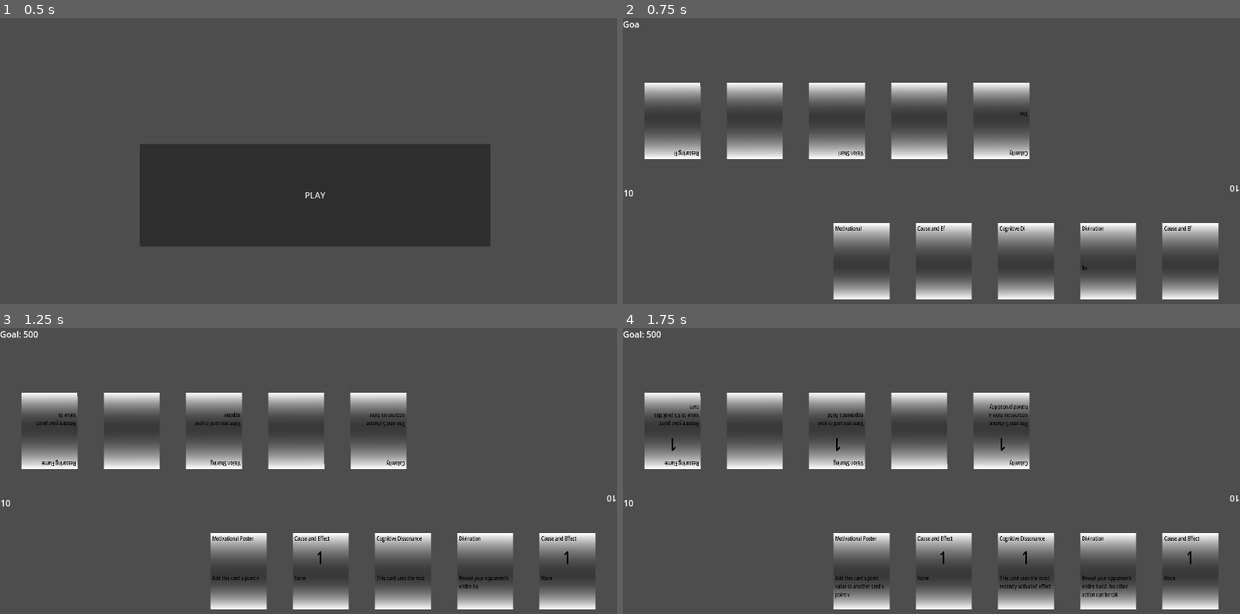
Above: before the commit, frames 1-4 (two rows, left to right).
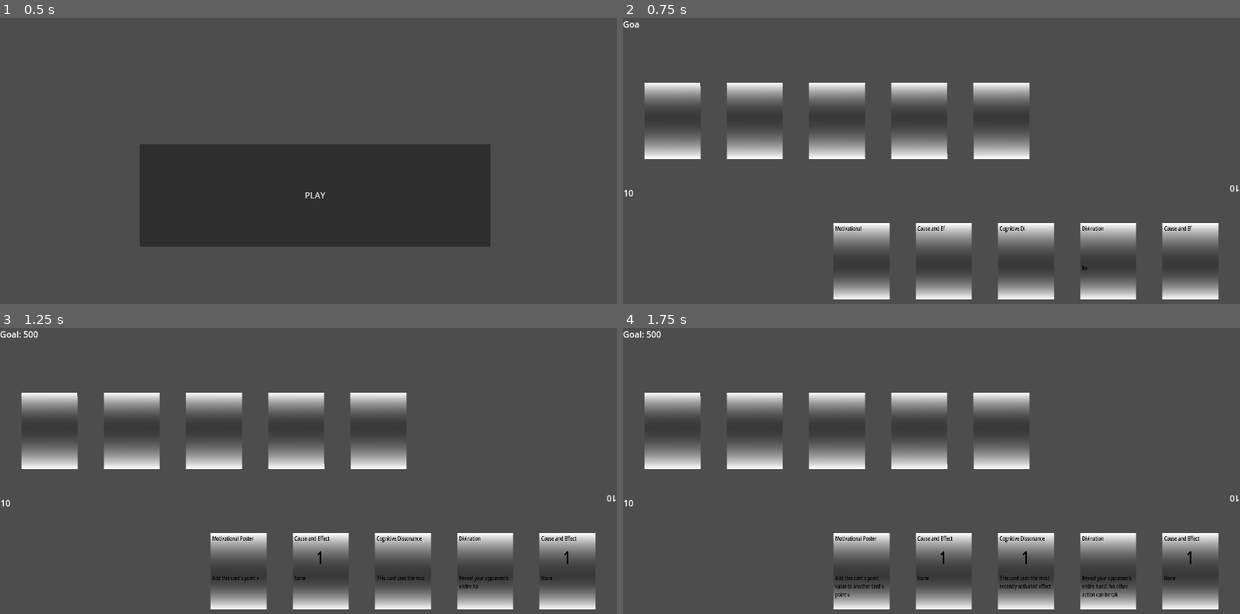
Above: after the commit, the same moments.

Repository: Odeguy/cardgameagain
Game: Godot game, scene res://menu.tscn
Same seed, same stepped clock (60 frames per second), same inputs: the game is played once before the commit and once after it.
Inputs (mouse positions are in pixels of both pictures, inside the frame that each line leads up to):
- Up to frame 1 (0.5 s): no input
- Up to frame 2 (0.75 s): click "PLAY" at 0.5 s
- Up to frame 3 (1.25 s): no input
- Up to frame 4 (1.75 s): move the mouse to (1067, 482) at 1.27 s; click (1067, 482) at 1.42 s

Frame 1 is identical in both runs. In frame 2, 0.1% of the frame differs, in the area x 8-66%, y 32-49%; in frame 3, 0.3%; in frame 4, 0.5%, in the area x 5-66%, y 26-49%.

Commit message:
showing cards works better

Diff:
--- a/card_script.gd
+++ b/card_script.gd
@@ -14,17 +14,18 @@
 	loaded = false
 	$Body/Button.size = $Body/Shape.shape.size
 	$Body/Button.visible = false
-	toggle_side()
+	switch_side("front")
 	load_text(true)
 
-func toggle_side():
-	if(front):
+func switch_side(side: String):
+	if side == "back":
 		$Body/Back.show()
 		$Body/Front.hide()
-	else:
+		front = false
+	elif side == "front":
 		$Body/Back.hide()
 		$Body/Front.show()
-	front = !front
+		front = true
 
 func set_color(color_entered: Color):
 	color = color_entered
--- a/game_script.gd
+++ b/game_script.gd
@@ -8,6 +8,7 @@
 var turn = true #player's turn
 var gameover
 var chosen_card
+var chosen_opponent_card
 var points_goal
 var text_break = 0.07
 var turn_count
@@ -77,7 +78,7 @@
 		var card = opponent.play_card(random_card)
 		await card_effect(card, points, opponent, player)
 	if player.points == points_goal or opponent.points == points_goal: gameover = true
-	if player.hand.size() == 0 or opponent.hand.size() == 0: gameover = true
+	if player.hand.size() == 0 and player.deck.size() == 0 or opponent.hand.size() == 0 and opponent.hand.size() == 0: gameover = true
 	turn = !turn
 	if !gameover:
 		play()
@@ -103,11 +104,12 @@
 		"Divination":
 			opponent.reveal_hand()
 		"Vision Sharing":
-			pass
+			await choose_opponent_card()
+			opponent.reveal_card(chosen_opponent_card)
 		"Induction":
-			pass
+			print("Can't be done quite yet")
 		"Deduction":
-			pass
+			highlight_card(opponent.deck.get(0))
 		"Cause and Effect":
 			pass
 		"Free Will":
@@ -133,6 +135,15 @@
 		await get_tree().process_frame
 	return chosen_card
 
+func choose_opponent_card() -> Object:
+	chosen_opponent_card = null
+	while chosen_opponent_card == null:
+		await get_tree().process_frame
+	return chosen_opponent_card
+
+func highlight_card(card: Object) -> void:
+	pass
+
 func new_turn() -> void: #everything that should happen at the beginning of a turn
 	player.maxx_p = false
 	opponent.maxx_p = false
@@ -145,3 +156,6 @@
 	for card in player.hand:
 		if(event is InputEventMouseButton and event.pressed and card.loaded and card.has_point(get_global_mouse_position())):
 			chosen_card = card
+	for card in opponent.hand:
+		if(event is InputEventMouseButton and event.pressed and card.loaded and card.has_point(get_global_mouse_position())):
+			chosen_opponent_card = card
--- a/table_script.gd
+++ b/table_script.gd
@@ -53,7 +53,8 @@
 			card.position.y = screen_size.y - area_size.y * 4 / 3
 		card.rotation = $Area.rotation
 		increments += 1
-		if side_switched: card.toggle_side()
+		if side_switched: card.switch_side("back")
+		else: card.switch_side("front")
 		card.show()
 
 func refresh_points():
@@ -123,9 +124,7 @@
 	if !points_history.is_empty(): points = points_history.max()
 
 func reveal_card(card: Object):
-	card.toggle_side()
-	await get_tree().create_timer(5).timeout
-	card.toggle_side()
+	card.switch_side("front")
 
 func reveal_hand():
 	for card in hand: reveal_card(card)
